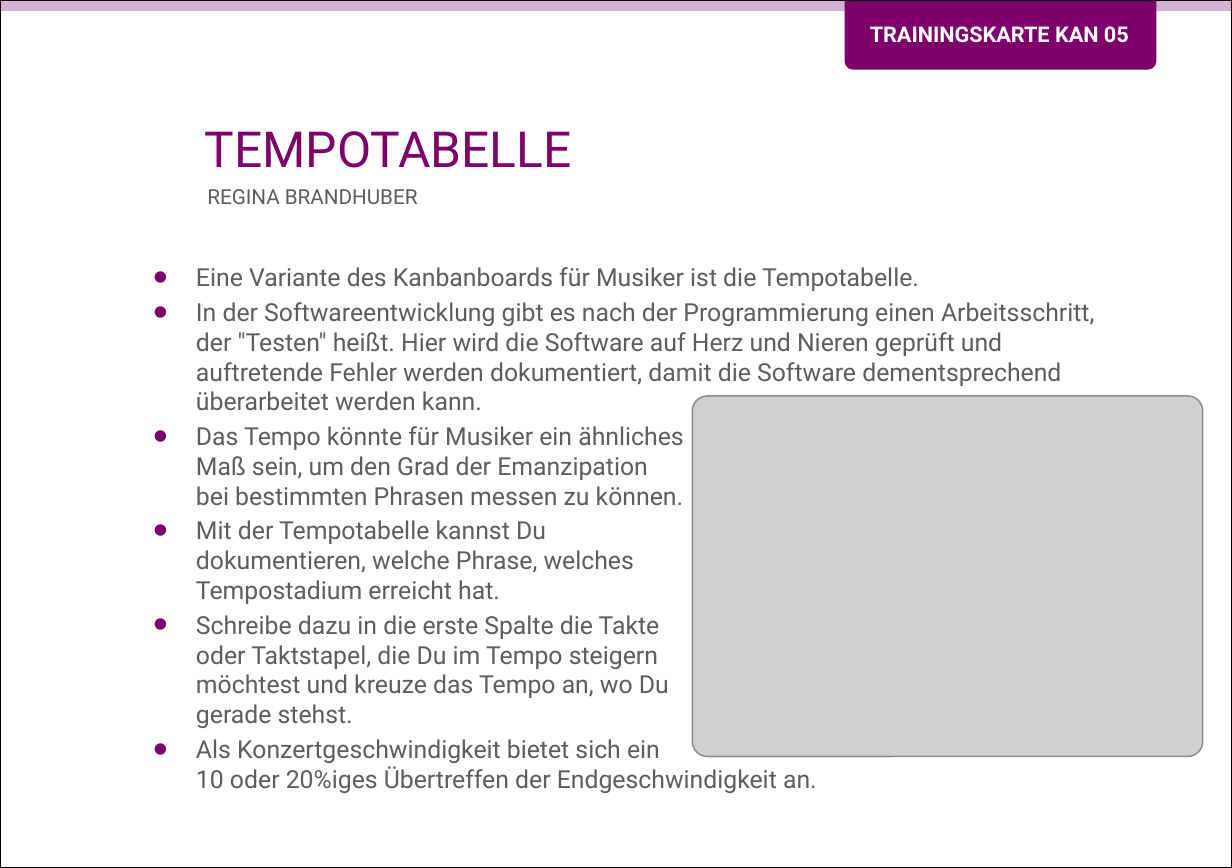
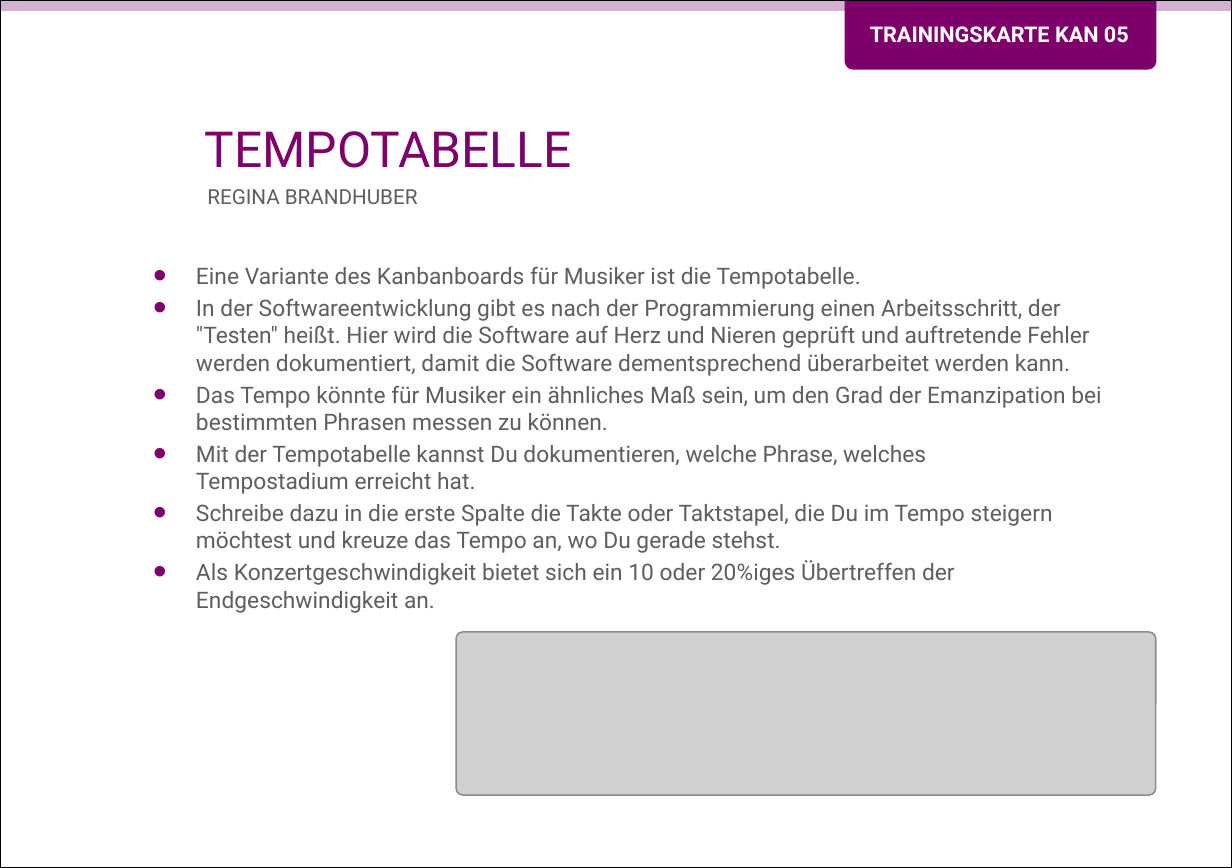
Before and after one commit to Teamtool/training-materials, a slide deck: slide 1 of training-cards/music moves/Kanban (KAN)/ger_KAN_05_Tempotabelle_MM_A.pptx. Drawn at 1232x868 pixels with LibreOffice and Linux fonts; fonts in the diff are those of the drawing; grey boxes stand for pictures; background and template pictures are left out. Boxes give left, top, right and bottom in pixels: in the first picture for what was removed or moved away, otherwise in the second. Text is boxed around its words. In the diff, an @@ line names an element or a change of style, - is before the commit and + after.

Commit message:
TOM 12 überarbeitet

```diff
--- a/training-cards/music moves/Kanban (KAN)/ger_KAN_05_Tempotabelle_MM_A.pptx
+++ b/training-cards/music moves/Kanban (KAN)/ger_KAN_05_Tempotabelle_MM_A.pptx
@@ text "Eine Variante des Kanbanboards für ..." at [196, 266, 1101, 613]: size 12 to 11 pt @@
@@ picture: place and size @@
-picture at [692, 397, 1203, 758]
+picture at [456, 632, 1156, 796]
```
Also in this commit, not shown: 4 other files.
